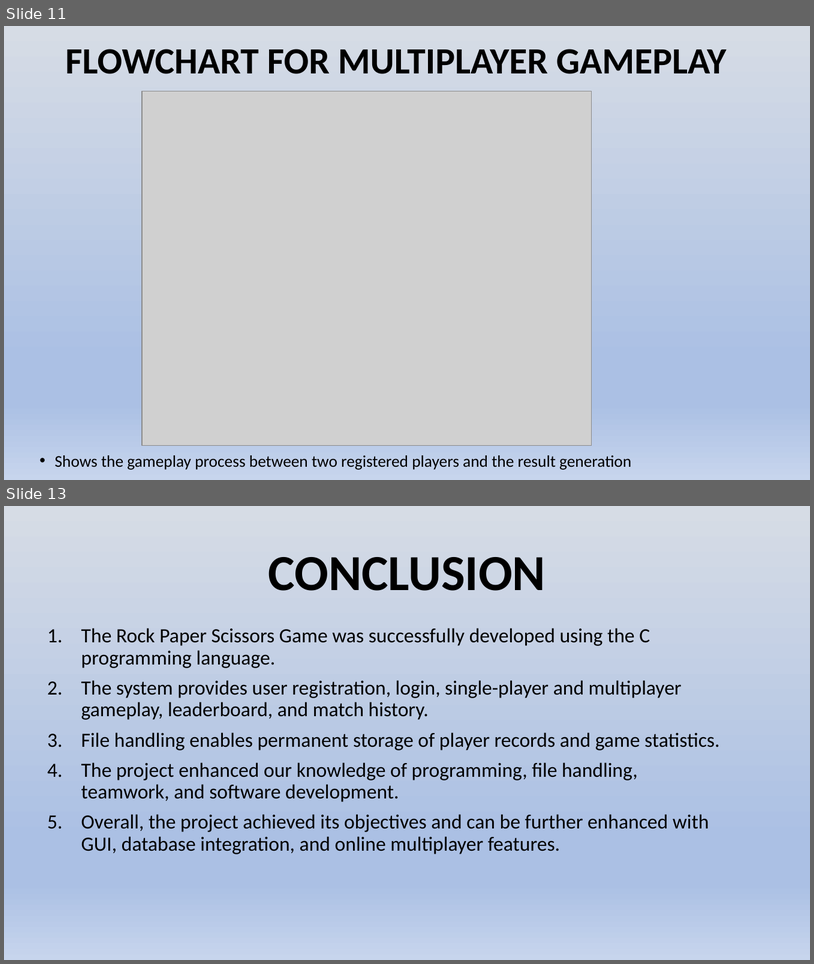
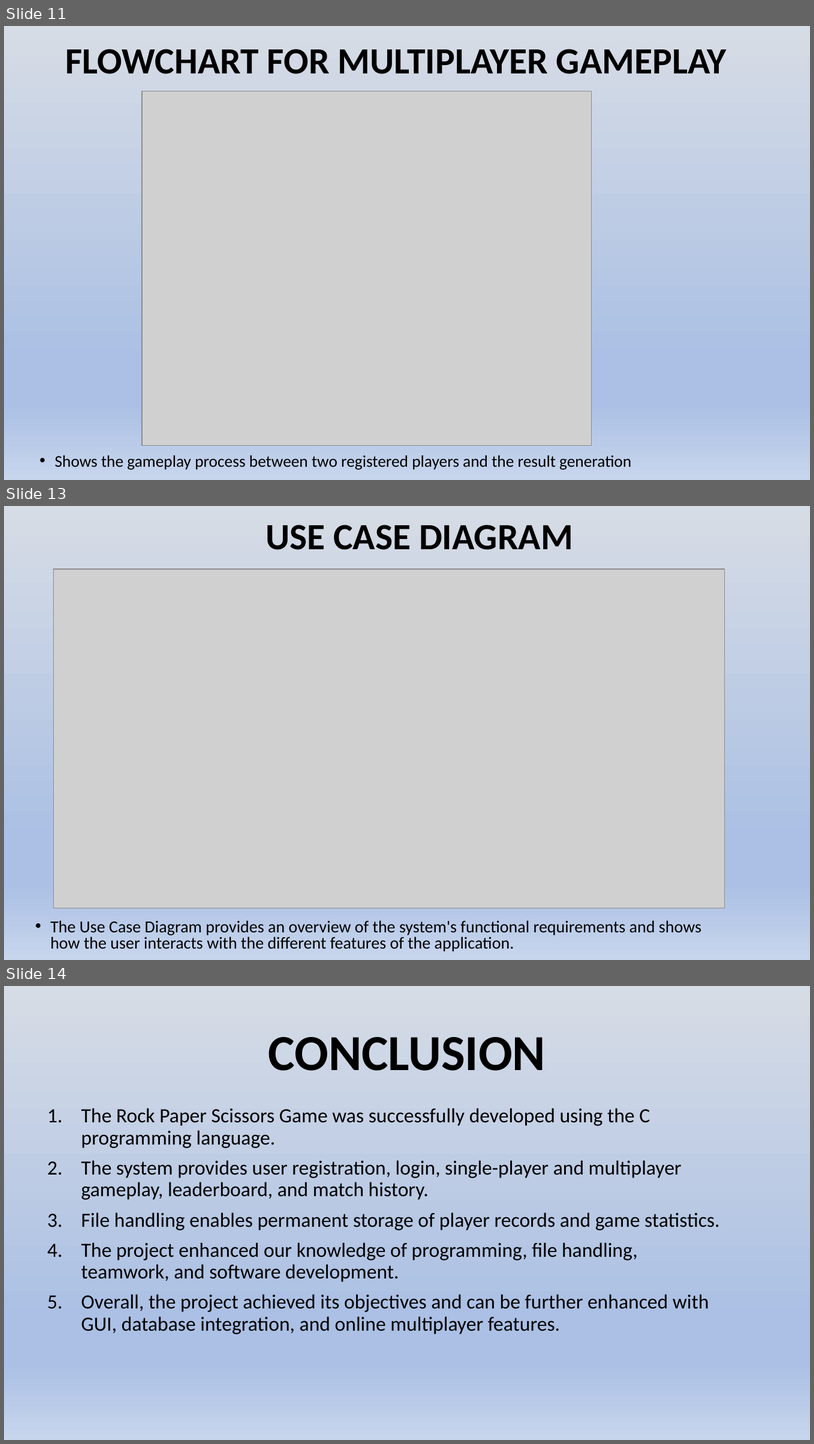
Before and after one commit to Bachelor-Of-Computer-Application/project-sd, a slide deck: 2nd sem final presentation.pptx. Shown one above the other, each under a label of ours: slides 11 and 13 before the commit, slides 11, 13 and 14 after it; the slides between them are not shown. The pictures are 814x964 and 814x1444 pixels, drawn with LibreOffice and Linux fonts; fonts in the diff are those of the drawing; grey boxes stand for pictures. Boxes give left, top, right and bottom in pixels: in the first picture for what was removed or moved away, otherwise in the second. Text is boxed around its words. In the diff, an @@ line names an element or a change of style, - is before the commit and + after.

Commit message:
presentation

```diff
--- a/2nd sem final presentation.pptx
+++ b/2nd sem final presentation.pptx
@@ slide 13 added at box(4, 506, 810, 960), background gradient #D6DCE5 to #ABC0E4 to #C7D5ED @@
@@ title added at box(266, 525, 573, 550), 44 pt, text #000000, bold @@
+USE CASE DIAGRAM
@@ picture added at box(54, 569, 725, 907) @@
@@ text added at box(50, 920, 702, 951), 20 pt, text #000000 @@
+• The Use Case Diagram provides an overview of the system's functional requirements and shows how the user interacts with the different features of the application.
@@ what was slide 13 is now slide 14 @@
```
Also in this commit, not shown: 1 other slide added, 1 slide removed, 2 other files.
